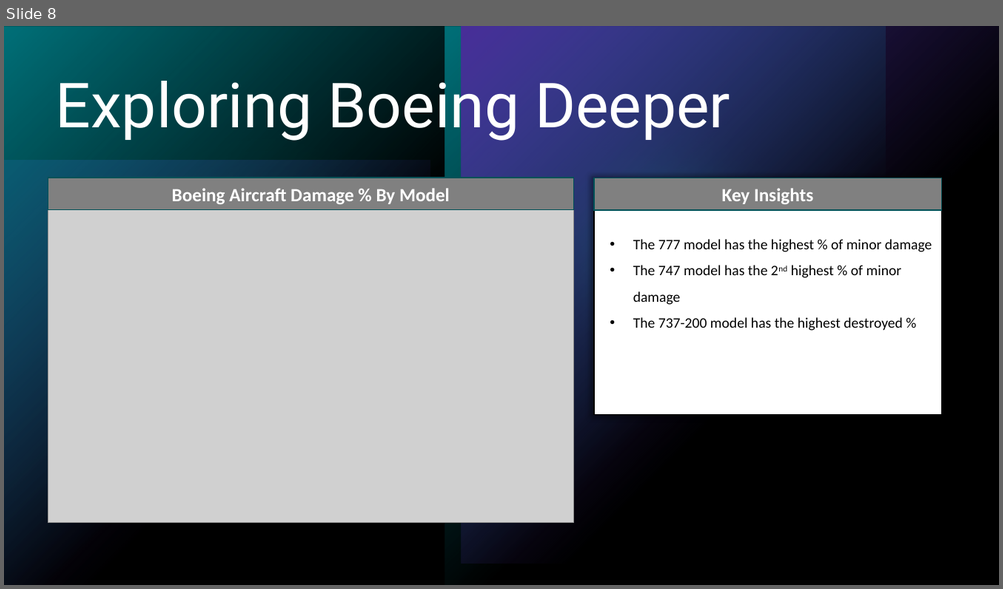
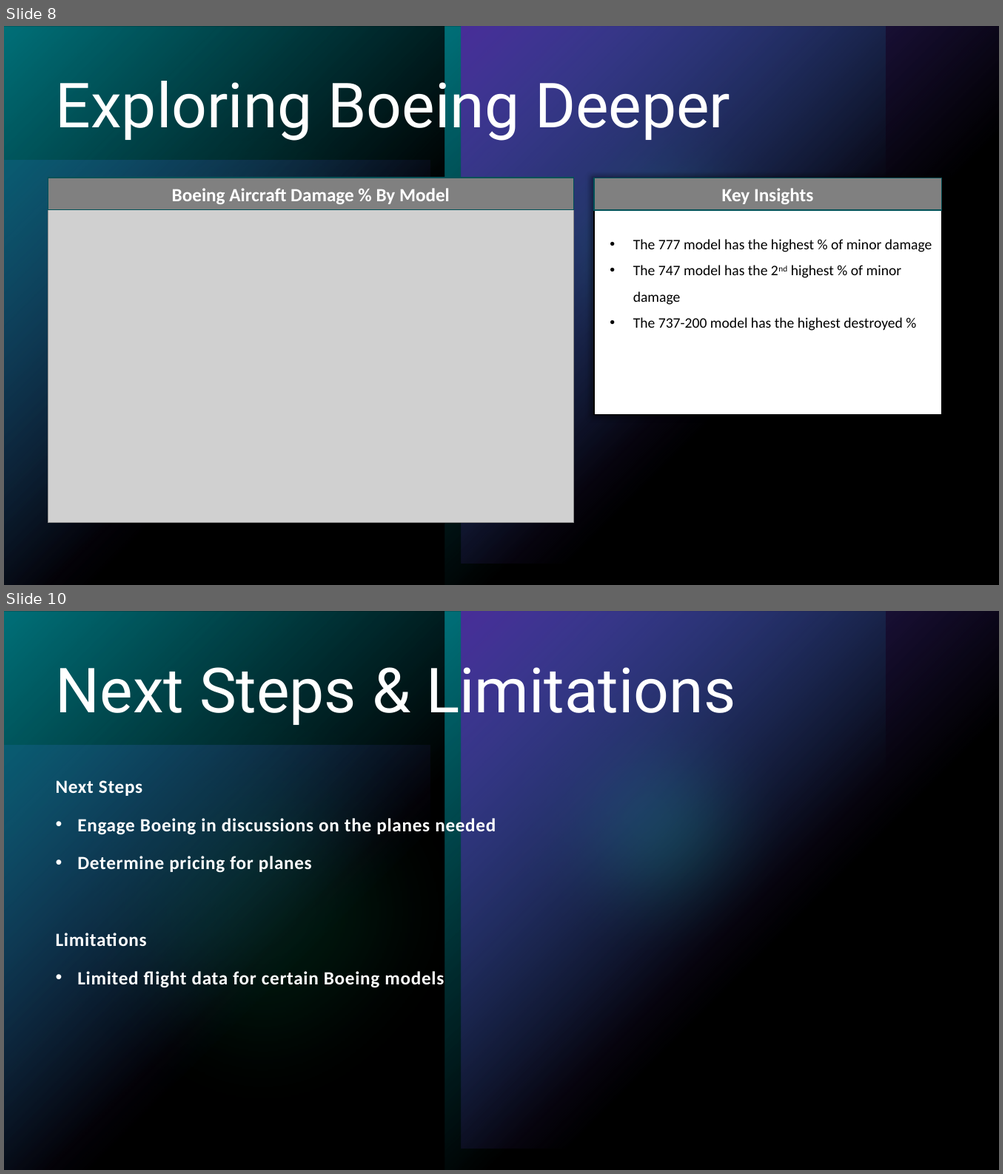
Before and after one commit to alecs1523/Aviation_Data_Analysis, a slide deck: phase_1_aviation_analysis.pptx. Shown one above the other, each under a label of ours: slide 8 before the commit, slides 8 and 10 after it; the slides between them are not shown. The pictures are 1003x589 and 1003x1174 pixels, drawn with LibreOffice and Linux fonts; fonts in the diff are those of the drawing; grey boxes stand for pictures. Boxes give left, top, right and bottom in pixels: in the first picture for what was removed or moved away, otherwise in the second. Text is boxed around its words. In the diff, an @@ line names an element or a change of style, - is before the commit and + after.

```diff
--- a/phase_1_aviation_analysis.pptx
+++ b/phase_1_aviation_analysis.pptx
@@ slide 10 added at (x1=4, y1=611, x2=999, y2=1170), background #000000; not listed: 7 template elements that a slide beside it also shows @@
@@ title added at (x1=56, y1=655, x2=735, y2=727), 60 pt, text #FFFFFF @@
+Next Steps & Limitations
@@ text added at (x1=56, y1=780, x2=495, y2=988), 18 pt, text #FFFFFF, bold @@
+Next Steps
+• Engage Boeing in discussions on the planes needed
+• Determine pricing for planes
+Limitations
+• Limited flight data for certain Boeing models
```
Also in this commit, not shown: 7 slides changed, 1 other slide added, 2 other files.
